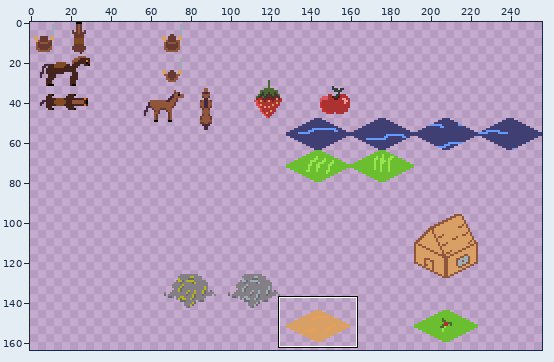
Pixel-art file: resources/minions.aseprite. The picture above shows the old version from afar; the outline marks the close-up.
Close-up. First the earlier version:
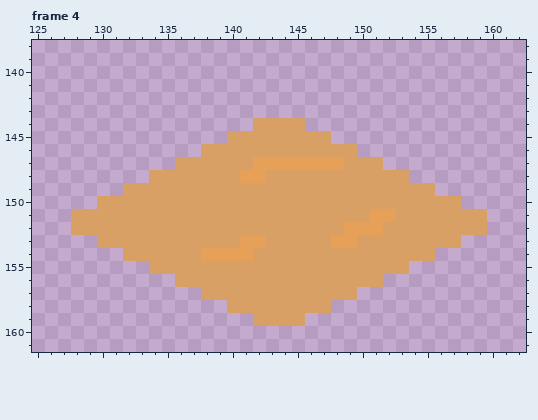
256x256 pixels, 4 frames. Shown: frame 4: x 125..162, y 138..161. The wide view leaves out empty margins. The commit also changed other frames or places, which this record leaves out.
The same view after the edit:
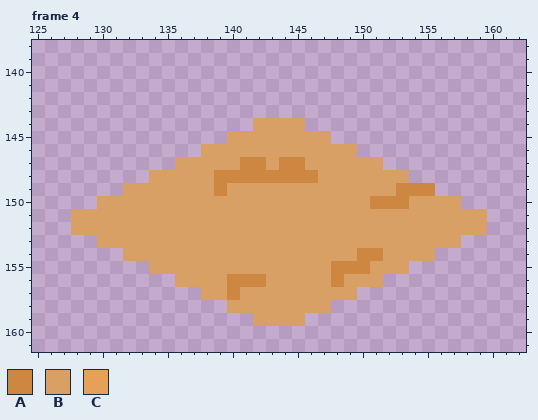
Palette (. is transparent): A #cd8740  B #d9a066  C #e7a058
Change:
--- frame 4, layer "isometric tiles"
@@ x 136..157 @@
 146 ..BBBBBBBBBBBB........
-147 BBBBBBCCCCCCCBBB......
-148 BBBBBCCBBBBBBBBBBB....
-149 BBBBBBBBBBBBBBBBBBBB..
-150 BBBBBBBBBBBBBBBBBBBBBB
-151 BBBBBBBBBBBBBBBCCBBBBB
-152 BBBBBBBBBBBBBCCCBBBBBB
-153 BBBBBCCBBBBBCCBBBBBBBB
-154 BBCCCCBBBBBBBBBBBBBB..
-155 BBBBBBBBBBBBBBBBBB....
-156 BBBBBBBBBBBBBBBB......
-157 ..BBBBBBBBBBBB........
+147 BBBBBAABAABBBBBB......
+148 BBBAAAAAAAABBBBBBB....
+149 BBBABBBBBBBBBBBBBAAA..
+150 BBBBBBBBBBBBBBBAAABBBB
+151 BBBBBBBBBBBBBBBBBBBBBB
+152 BBBBBBBBBBBBBBBBBBBBBB
+153 BBBBBBBBBBBBBBBBBBBBBB
+154 BBBBBBBBBBBBBBAABBBB..
+155 BBBBBBBBBBBBAAABBB....
+156 BBBBAAABBBBBABBB......
+157 ..BBABBBBBBBBB........
 158 ....BBBBBBBB..........
Changed places in both close-ups, as pixel boxes (x1, y1, x2, y2):
changed: (201, 157, 435, 300)
